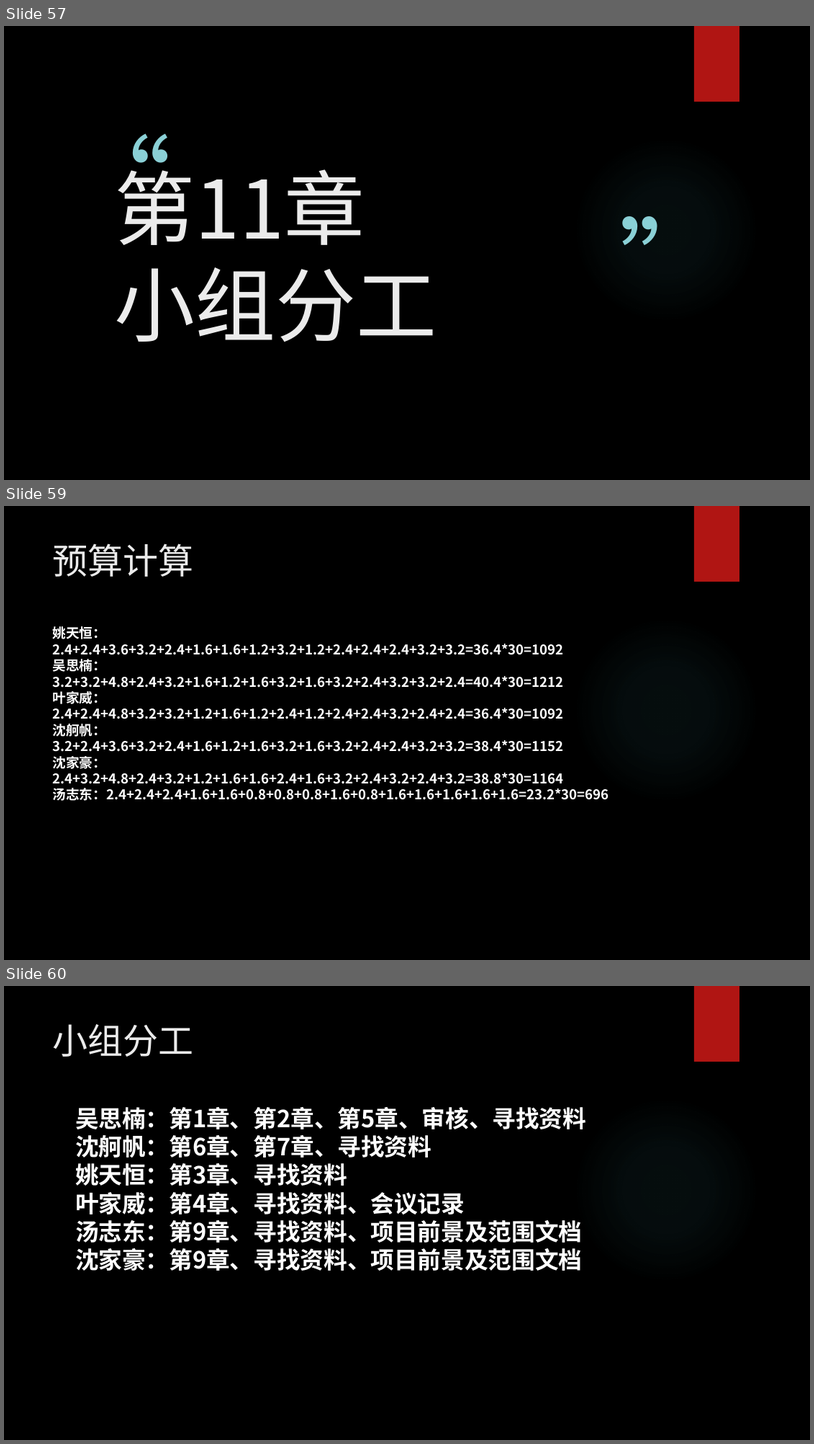
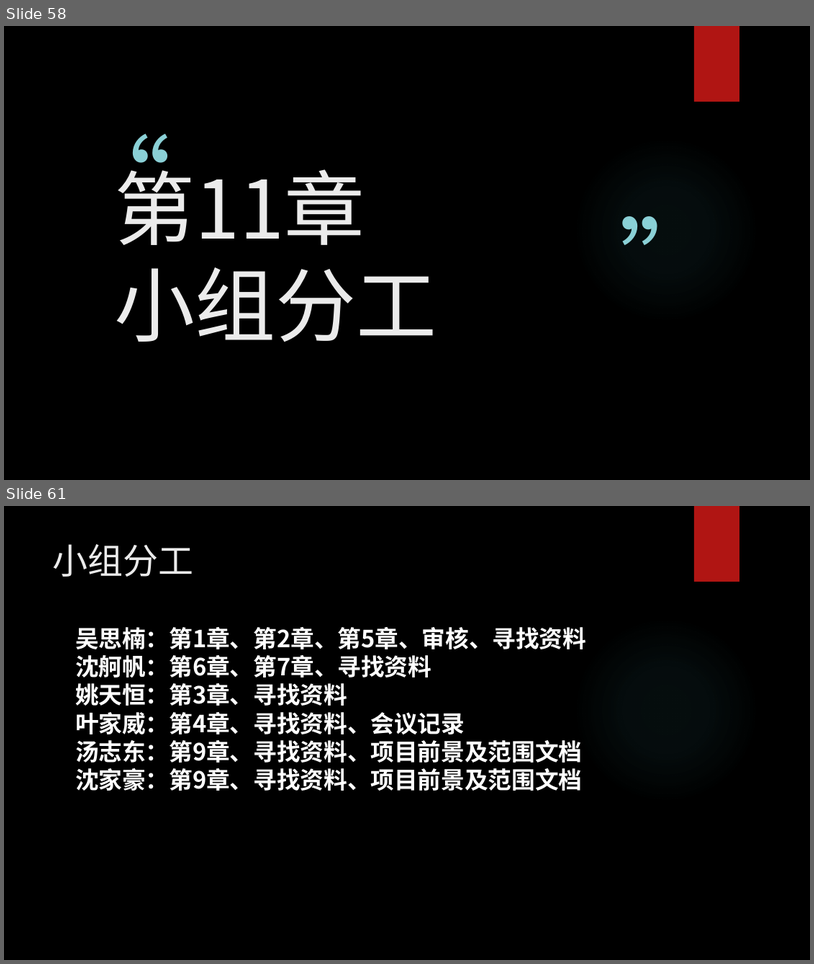
Before and after one commit to woncat/PRD2017, a slide deck: PRD-2017-G25-需求工程计划PPTV0.2.pptx. Shown one above the other, each under a label of ours: slides 57, 59 and 60 before the commit, slides 58 and 61 after it; the slides between them are not shown. The pictures are 814x1444 and 814x964 pixels, drawn with LibreOffice and Linux fonts; fonts in the diff are those of the drawing; background and template pictures are left out. Boxes give left, top, right and bottom in pixels: in the first picture for what was removed or moved away, otherwise in the second. Text is boxed around its words. In the diff, an @@ line names an element or a change of style, - is before the commit and + after.

```diff
--- a/PRD-2017-G25-需求工程计划PPTV0.2.pptx
+++ b/PRD-2017-G25-需求工程计划PPTV0.2.pptx
@@ slide 59 removed at [4, 506, 810, 960], background picture (left out); not listed: 2 template elements that a slide beside it also shows @@
@@ title removed at [53, 543, 194, 577] @@
-预算计算
@@ text removed at [53, 626, 610, 800] @@
-姚天恒：2.4+2.4+3.6+3.2+2.4+1.6+1.6+1.2+3.2+1.2+2.4+2.4+2.4+3.2+3.2=36.4*30=1092
-吴思楠：3.2+3.2+4.8+2.4+3.2+1.6+1.2+1.6+3.2+1.6+3.2+2.4+3.2+3.2+2.4=40.4*30=1212
-叶家威：2.4+2.4+4.8+3.2+3.2+1.2+1.6+1.2+2.4+1.2+2.4+2.4+3.2+2.4+2.4=36.4*30=1092
-沈舸帆：3.2+2.4+3.6+3.2+2.4+1.6+1.2+1.6+3.2+1.6+3.2+2.4+2.4+3.2+3.2=38.4*30=1152
-沈家豪：2.4+3.2+4.8+2.4+3.2+1.2+1.6+1.6+2.4+1.6+3.2+2.4+3.2+2.4+3.2=38.8*30=1164
-汤志东：2.4+2.4+2.4+1.6+1.6+0.8+0.8+0.8+1.6+0.8+1.6+1.6+1.6+1.6+1.6=23.2*30=696
@@ what was slide 57 is now slide 58 @@
@@ what was slide 60 is now slide 61 @@
```
Also in this commit, not shown: 7 slides changed, 2 slides added, 2 other files.
